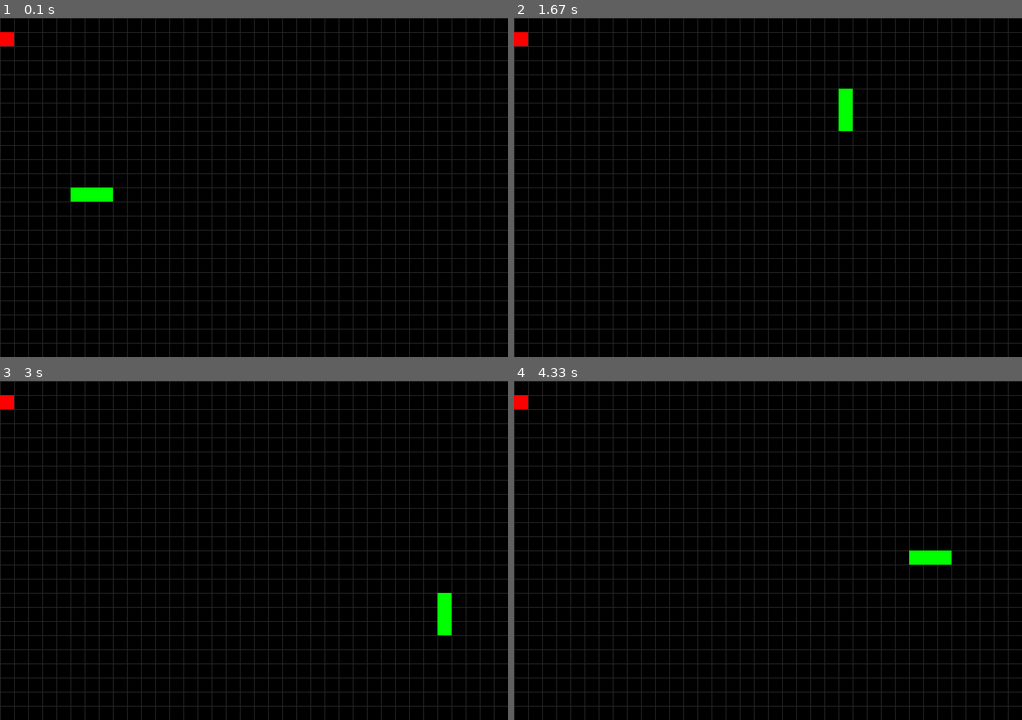
Above: before the commit, frames 1-4 (two rows, left to right).
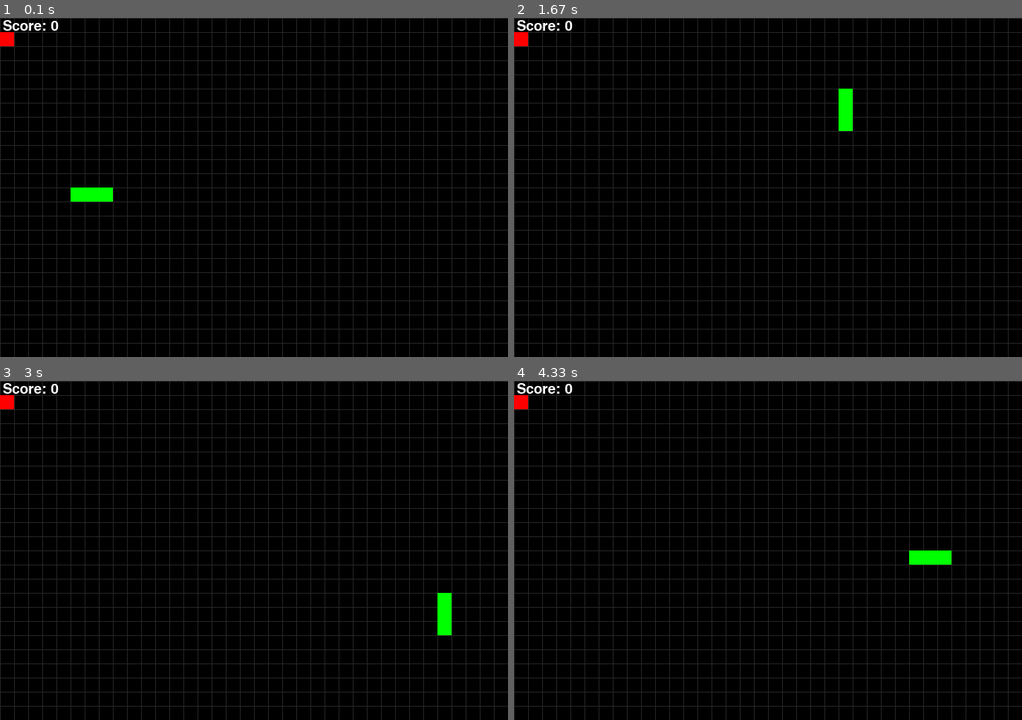
Above: after the commit, the same moments.

Repository: brenobaptista/snake-pygame
Game: pygame game, started from snake.py
Same seed, same stepped clock (60 frames per second), same inputs: the game is played once before the commit and once after it.
Inputs:
- Up to frame 1 (0.1 s): no input
- Up to frame 2 (1.67 s): tap Enter at 0.33 s; hold Up 1.17-1.63 s
- Up to frame 3 (3 s): hold Right 1.67-2.13 s; hold Down 2.17-2.7 s
- Up to frame 4 (4.33 s): hold Left 3.07-3.47 s; hold Up 3.5-3.87 s; hold Right from 3.9 s (still down)

The runs differ from the first frame. In frame 1, 0.2% of the frame differs, in the area x 0-12%, y 0-4%; in frame 2, 0.2%; in frame 3, 0.2%; in frame 4, 0.2%.

Commit message:
Added score

Diff:
--- a/snake.py
+++ b/snake.py
@@ -16,6 +16,9 @@
 GRID_COLOR = (40, 40, 40)
 SNAKE_COLOR = (0, 255, 0)
 APPLE_COLOR = (255, 0, 0)
+SCORE_COLOR = (255, 255, 255)
+SCORE_SIZE = 20
+SCORE_PADDING = (4, 2)
 END_GAME_COLOR = (255, 0, 0)
 END_GAME_SIZE = 50
 FONT_ANTIALIAS = True
@@ -36,6 +39,7 @@
         self.screen = pg.display.set_mode(RESOLUTION)
         self.clock = pg.time.Clock()
         self.is_game_over = False
+        self.score = 0
 
     def run(self, snake, apple):
         pg.init()
@@ -72,6 +76,7 @@
     def handle_bite(self, snake, apple):
         if self.detect_bite(snake.position[0], apple.position):
             self.spawn_new_apple(snake.position, apple)
+            self.score += 10
             snake.increase_length()
 
     def detect_bite(self, snake_head_position, apple_position):
@@ -105,10 +110,24 @@
             pg.draw.line(self.screen, GRID_COLOR,
                          (0, y), (RESOLUTION[0], y))
 
+    def render_score(self):
+        score_font = pg.font.Font(pg.font.get_default_font(), SCORE_SIZE)
+
+        score_surface = score_font.render(
+            'Score: %s' % (self.score), FONT_ANTIALIAS, SCORE_COLOR)
+
+        score_rect = score_surface.get_rect()
+
+        score_rect.topleft = SCORE_PADDING
+
+        self.screen.blit(score_surface, score_rect)
+
     def render(self, snake, apple):
         self.screen.fill(BACKGROUND_COLOR)
 
         self.render_grid()
+
+        self.render_score()
 
         for position in snake.position:
             self.screen.blit(snake.skin, position)
